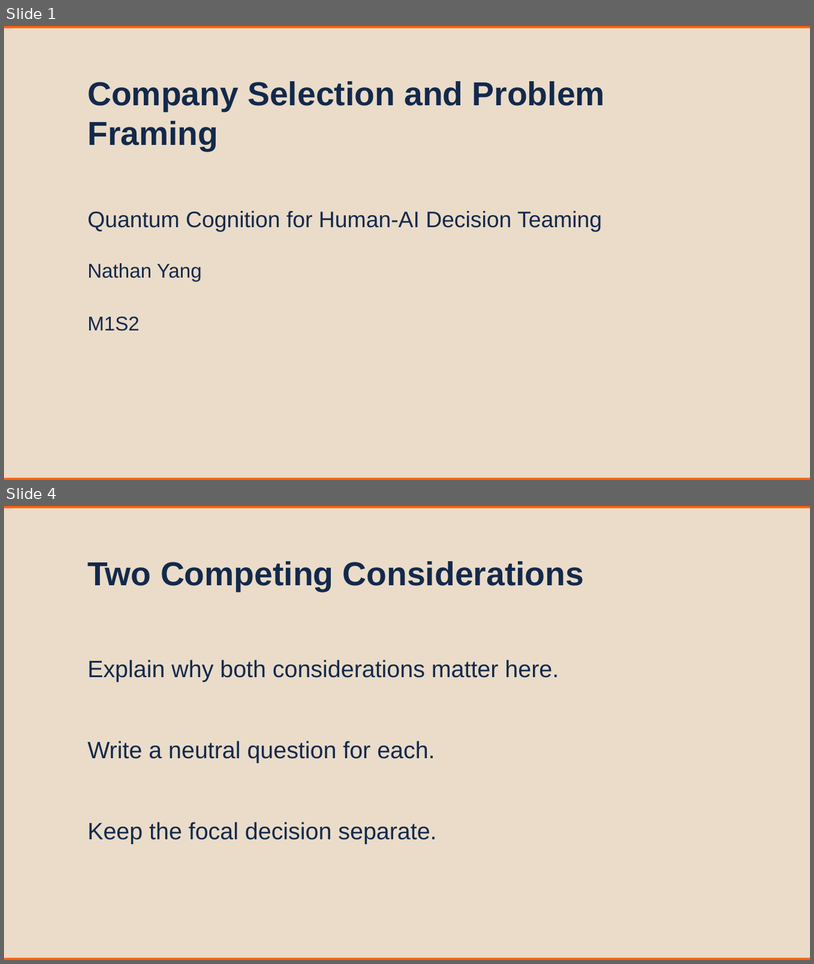
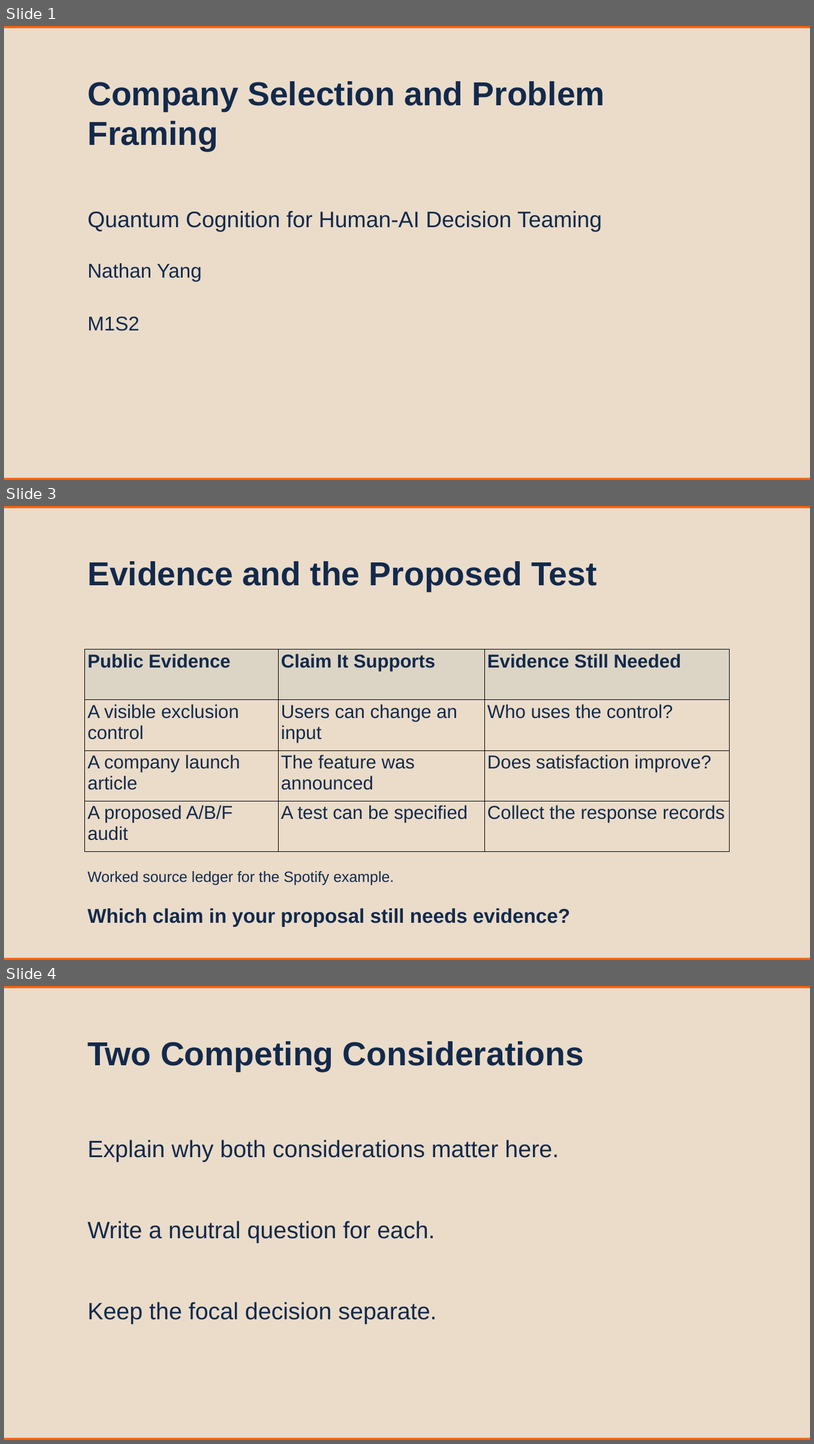
Before and after one commit to nene88991999/MSBAi_QuantumCognition, a slide deck: 03_Live_Sessions/M1S2_Company_Selection_and_Problem_Framing.pptx. Shown one above the other, each under a label of ours: slides 1 and 4 before the commit, slides 1, 3 and 4 after it; the slides between them are not shown. The pictures are 814x964 and 814x1444 pixels, drawn with LibreOffice and Linux fonts; fonts in the diff are those of the drawing. Boxes give left, top, right and bottom in pixels: in the first picture for what was removed or moved away, otherwise in the second. Text is boxed around its words. In the diff, an @@ line names an element or a change of style, - is before the commit and + after.

Commit message:
Add workshop visuals and official interface examples to all eight live sessions

```diff
--- a/03_Live_Sessions/M1S2_Company_Selection_and_Problem_Framing.pptx
+++ b/03_Live_Sessions/M1S2_Company_Selection_and_Problem_Framing.pptx
@@ slide 3 added at (4,506,810,960), background #EADCC9 @@
@@ rectangle added at (4,506,810,508), fill #FF5F05 @@
@@ text added at (87,561,597,591), 80 pt, text #13294B, bold @@
+Evidence and the Proposed Test
@@ table added at (84,649,730,851), 4 rows, 3 columns @@
+Public Evidence | Claim It Supports | Evidence Still Needed
+A visible exclusion control | Users can change an input | Who uses the control?
+A company launch article | The feature was announced | Does satisfaction improve?
+A proposed A/B/F audit | A test can be specified | Collect the response records
@@ text added at (87,871,394,885), 36 pt, text #13294B @@
+Worked source ledger for the Spotify example.
@@ text added at (87,908,570,926), 48 pt, text #13294B, bold @@
+Which claim in your proposal still needs evidence?
@@ rectangle added at (4,957,810,960), fill #FF5F05 @@
```
Also in this commit, not shown: 2 other slides added, 3 slides removed, 34 other files.
